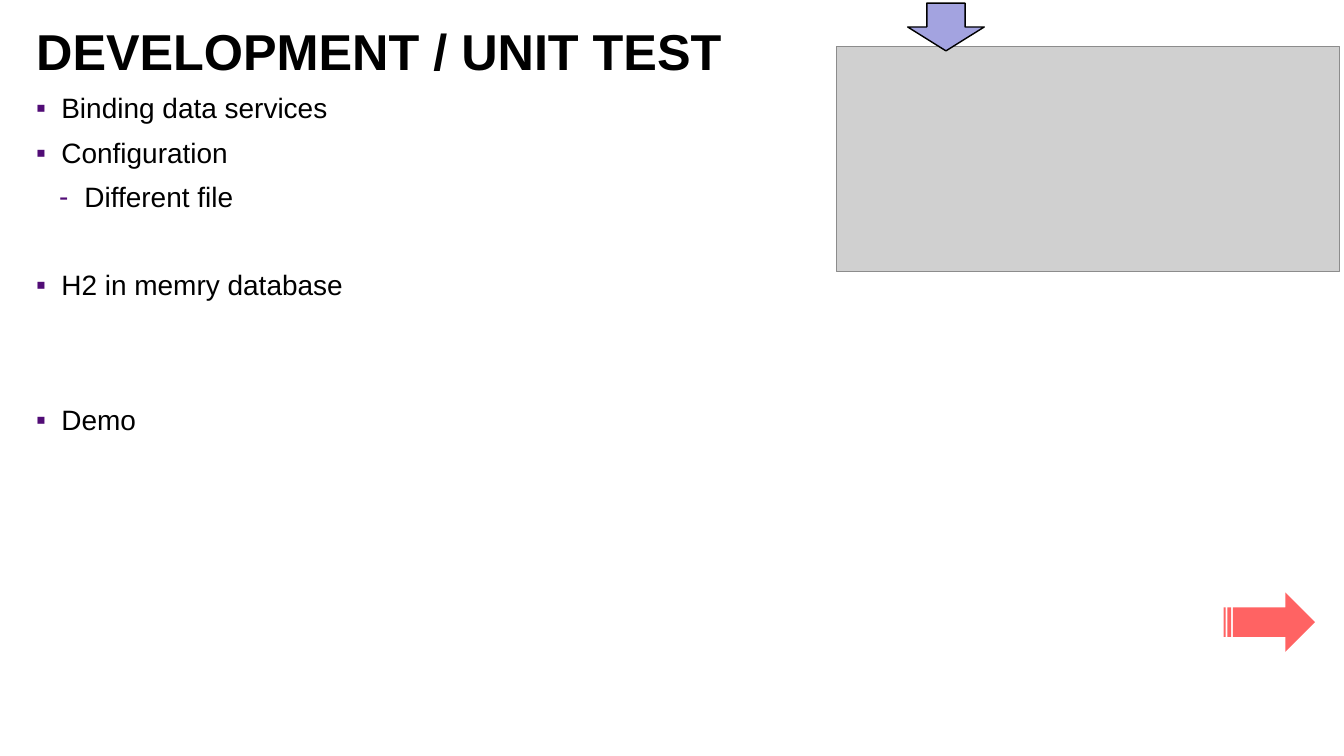
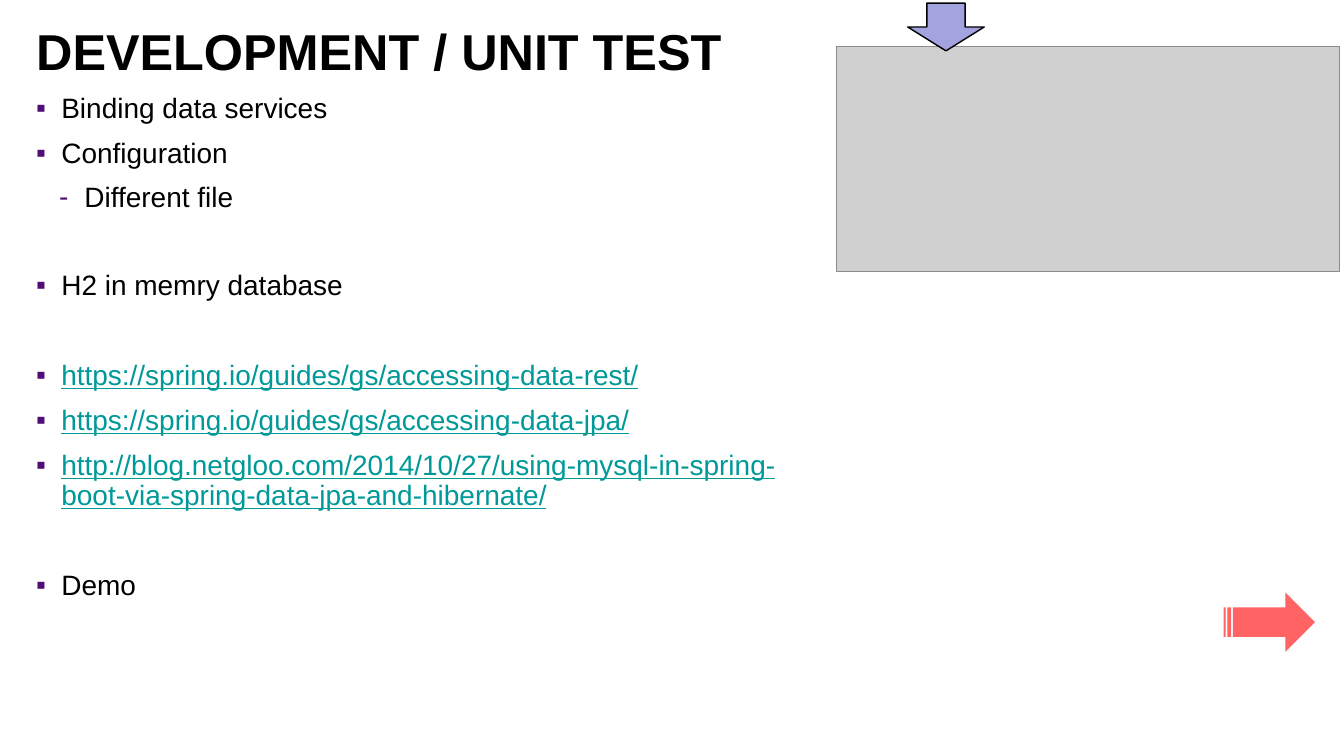
Before and after one commit to lbennardis/microS_code2016_DOCS, a slide deck: slide 26 of luigiBennardisMicroservices.pptx (slide 20 before the commit). Drawn at 1344x756 pixels with LibreOffice and Linux fonts; fonts in the diff are those of the drawing; grey boxes stand for pictures; background and template pictures are left out. Boxes give left, top, right and bottom in pixels: in the first picture for what was removed or moved away, otherwise in the second. Text is boxed around its words. In the diff, an @@ line names an element or a change of style, - is before the commit and + after.

```diff
--- a/luigiBennardisMicroservices.pptx
+++ b/luigiBennardisMicroservices.pptx
@@ text at box(61, 364, 775, 510): paragraphs added @@
+▪ https://spring.io/guides/gs/accessing-data-rest/
+▪ https://spring.io/guides/gs/accessing-data-jpa/
+▪ http://blog.netgloo.com/2014/10/27/using-mysql-in-spring-boot-via-spring-data-jpa-and-hibernate/
```
Also in this commit, not shown: 3 other slides changed, 6 slides added, 1 other file.
